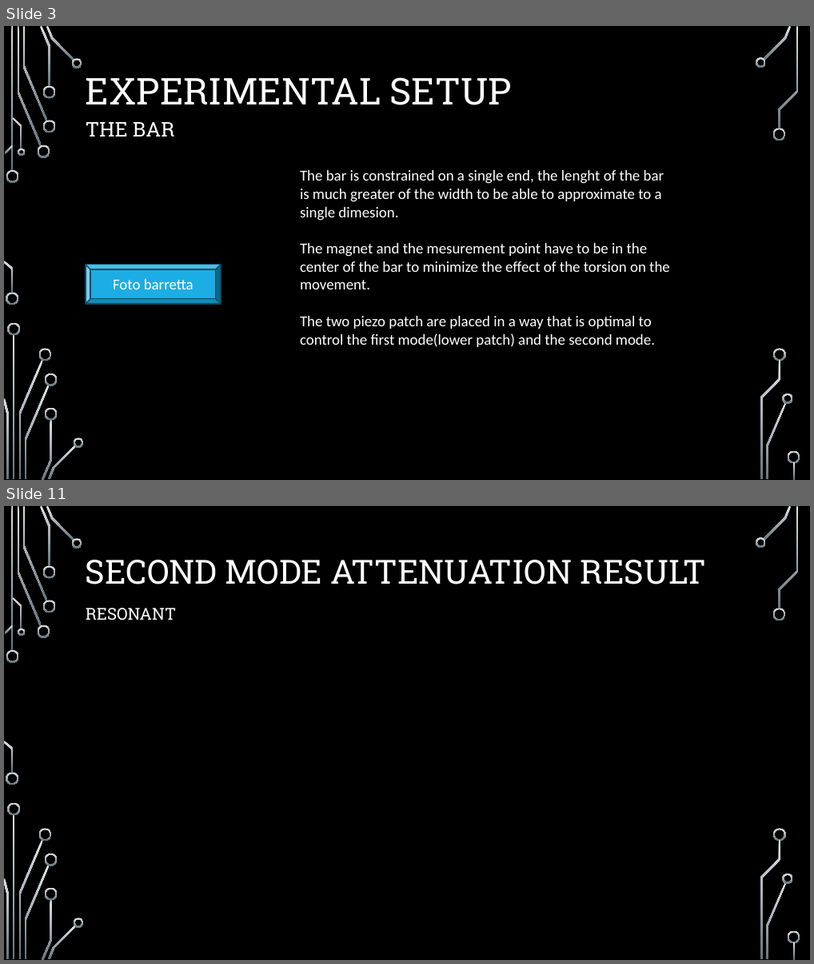
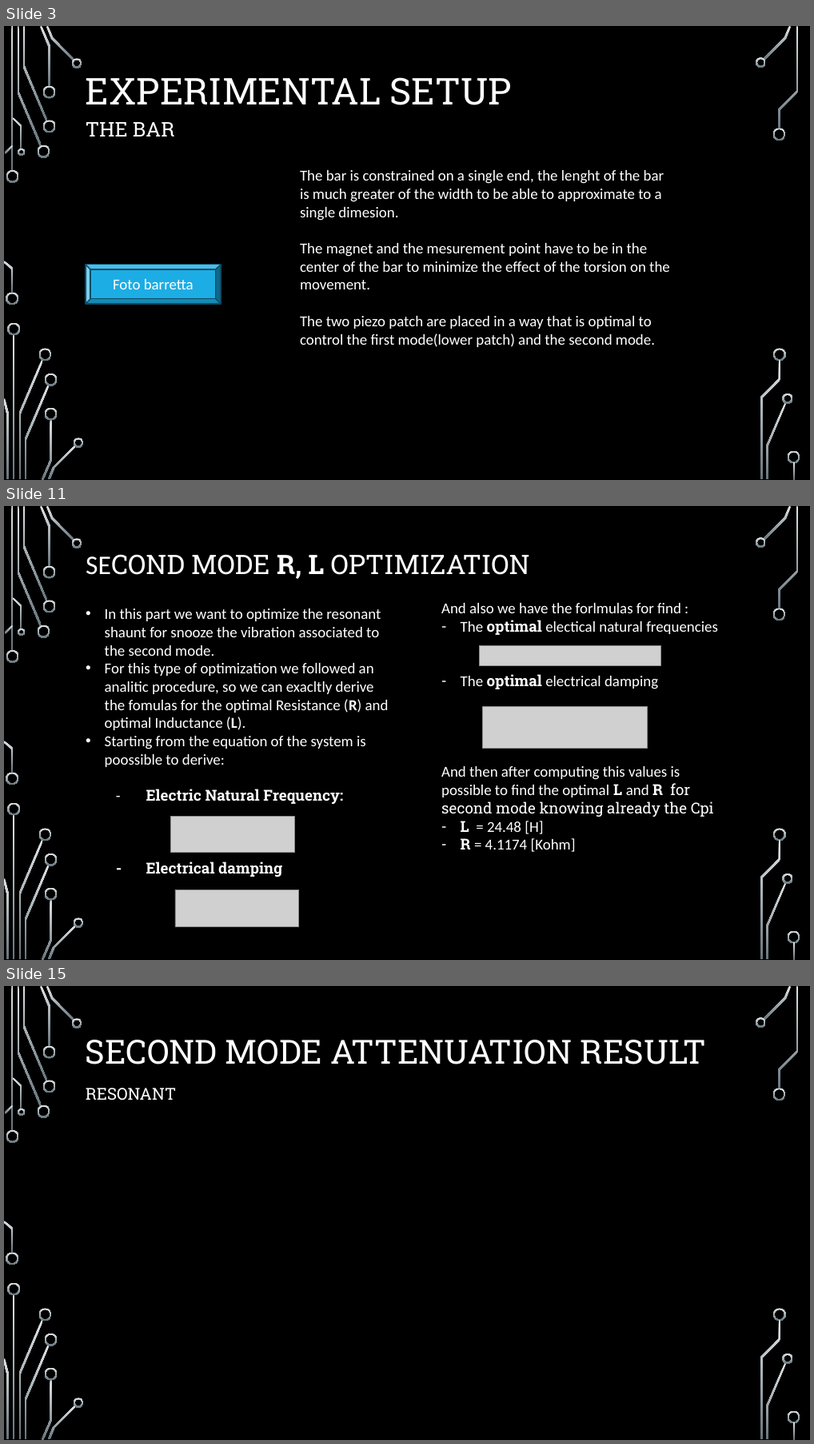
Before and after one commit to elchape99/SSCSA, a slide deck: presentazione_progetto.pptx. Shown one above the other, each under a label of ours: slides 3 and 11 before the commit, slides 3, 11 and 15 after it; the slides between them are not shown. The pictures are 814x964 and 814x1444 pixels, drawn with LibreOffice and Linux fonts; fonts in the diff are those of the drawing; grey boxes stand for pictures; background and template pictures are left out. Boxes give left, top, right and bottom in pixels: in the first picture for what was removed or moved away, otherwise in the second. Text is boxed around its words. In the diff, an @@ line names an element or a change of style, - is before the commit and + after.

```diff
--- a/presentazione_progetto.pptx
+++ b/presentazione_progetto.pptx
@@ slide 11 added at bbox=[4, 506, 810, 960], background picture (left out); not listed: 36 template elements that a slide beside it also shows @@
@@ title added at bbox=[86, 554, 530, 579], 32 pt, text #FFFFFF @@
+SECOND MODE R, L OPTIMIZATION
@@ text added at bbox=[105, 608, 389, 876], 18 pt, text #FFFFFF @@
+• In this part we want to optimize the resonant shaunt for snooze the vibration associated to the second mode.
+• For this type of optimization we followed an analitic procedure, so we can exacltly derive the fomulas for the optimal Resistance (R) and optimal Inductance (L).
+• Starting from the equation of the system is poossible to derive:
+  - Electric Natural Frequency:
+  - Electrical damping
@@ text added at bbox=[442, 603, 718, 852], 18 pt, text #FFFFFF @@
+And also we have the forlmulas for find :
+– The optimal electical natural frequencies
+– The optimal electrical damping
+And then after computing this values is possible to find the optimal L and R for second mode knowing already the Cpi
+– L = 24.48 [H]
+– R = 4.1174 [Kohm]
@@ picture added at bbox=[479, 646, 661, 666] @@
@@ picture added at bbox=[482, 706, 647, 748] @@
@@ picture added at bbox=[171, 816, 295, 852] @@
@@ picture added at bbox=[175, 889, 299, 927] @@
@@ what was slide 11 is now slide 15 @@
```
Also in this commit, not shown: 5 slides changed, 5 other slides added, 2 slides removed, 11 other files.
